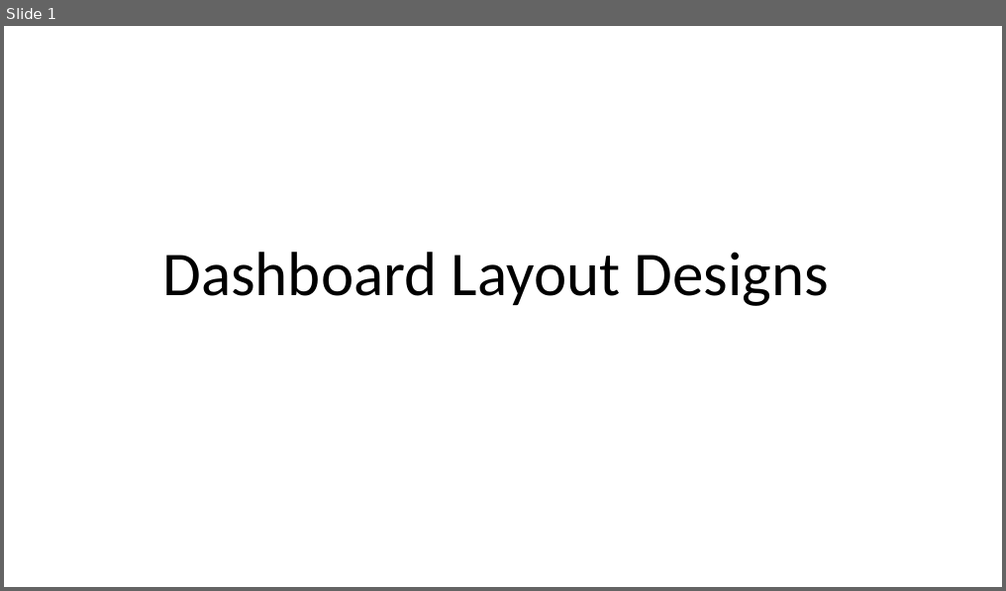
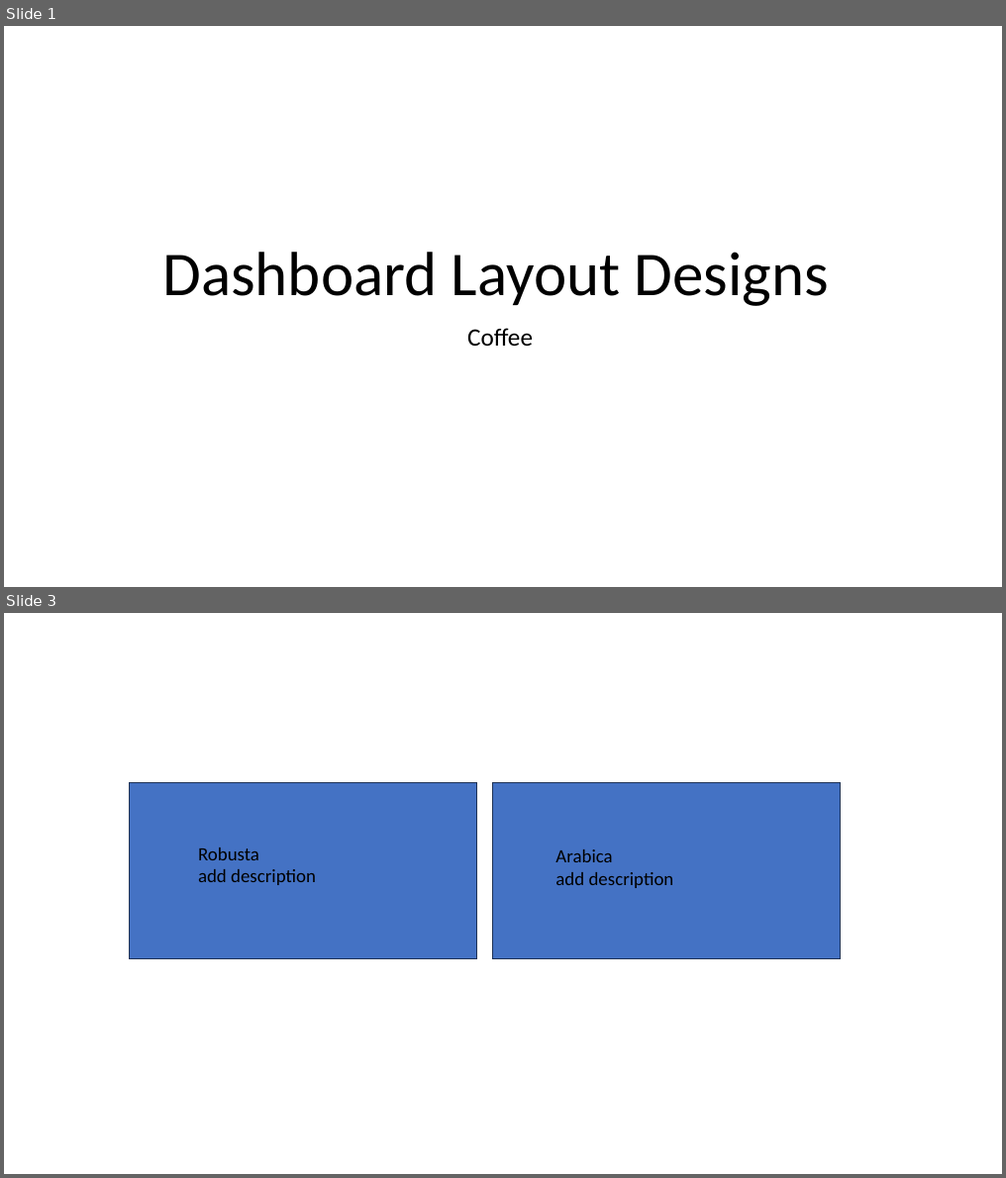
Before and after one commit to cmorrow28/Coffee-Recommender, a slide deck: Dashboard Layouts.pptx. Shown one above the other, each under a label of ours: slide 1 before the commit, slides 1 and 3 after it; the slides between them are not shown. The pictures are 1006x591 and 1006x1178 pixels, drawn with LibreOffice and Linux fonts; fonts in the diff are those of the drawing; background and template pictures are left out. Boxes give left, top, right and bottom in pixels: in the first picture for what was removed or moved away, otherwise in the second. Text is boxed around its words. In the diff, an @@ line names an element or a change of style, - is before the commit and + after.

```diff
--- a/Dashboard Layouts.pptx
+++ b/Dashboard Layouts.pptx
@@ slide 3 added at box(4, 613, 1002, 1174), background picture (left out) @@
@@ rectangle added at box(129, 783, 476, 959), fill #4472C4, outline #1E3256 1 pt @@
@@ rectangle added at box(493, 783, 841, 959), fill #4472C4, outline #1E3256 1 pt @@
@@ text added at box(198, 848, 316, 885), 18 pt, text #000000 @@
+Robusta
+add description
@@ text added at box(555, 850, 674, 888), 18 pt, text #000000 @@
+Arabica
+add description
@@ slide 1 changed as well @@
@@ subtitle added at box(467, 328, 533, 346), 24 pt, text #000000 @@
+Coffee
```
Also in this commit, not shown: 8 other slides added.
